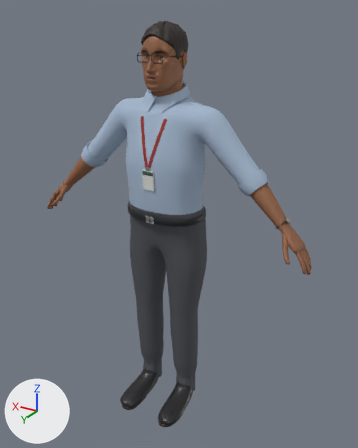
Two versions of the glTF model game/assets/characters/char_bank_officer_b/char_bank_officer_b.glb, one commit apart.
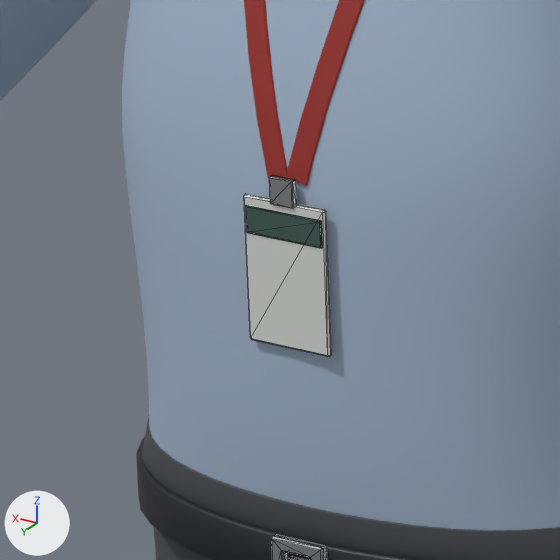
Each version is shown whole from a camera (50 mm lens) standing at (-1.113, 1.742, 1.838) and looking at (-0.06, -0.014, 0.96), then close up on the part from 30% to 52% of the width and 32% to 49% of the height. The lights are fixed; the arrows at lower left show +X, +Y and +Z. The older version's two pictures come first. The close-ups show mesh edges as thin lines. Vertices at exactly the same position are counted once.

In view in the first close-up: 'Gear', 'Outfit'.
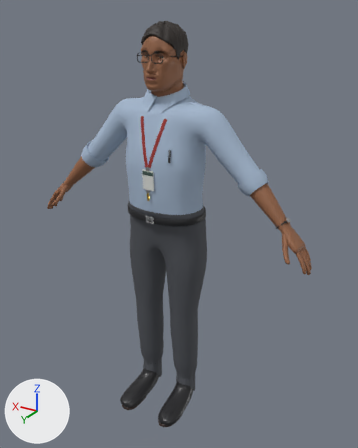
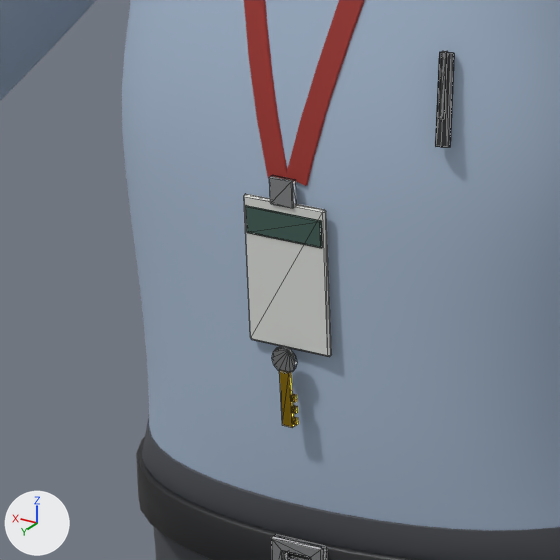
Location of each change, [x1, y1, x2, y2] in pixels of the close-ups (560 x 560 px):
'Gear', reshaped
    before: [244, 175, 331, 560]
    after: [244, 51, 454, 560]
part 1 of me_gear, added
    after: [272, 346, 297, 373]
part 2 of me_gear, added
    after: [435, 52, 454, 147]
part 3 of me_gear, added
    after: [279, 51, 448, 428]

The change, as a list of edits to the scene's bpy script:
```text
Add mat_m_polymer_black:
    mat_m_polymer_black = principled_material('M_polymer_black')
    mat_m_polymer_black.base_color = (0.0194, 0.0203, 0.0232)  # black #26272a
    mat_m_polymer_black.roughness = 0.6
Add mat_m_char_metal_silver:
    mat_m_char_metal_silver = principled_material('M_char_metal_silver')
    mat_m_char_metal_silver.base_color = (0.456, 0.468, 0.479)  # grey #b4b6b8
    mat_m_char_metal_silver.metallic = 1.0
    mat_m_char_metal_silver.roughness = 0.3
Add mat_m_brass:
    mat_m_brass = principled_material('M_brass')
    mat_m_brass.base_color = (0.584, 0.361, 0.0203)  # yellow #c9a227
    mat_m_brass.metallic = 1.0
    mat_m_brass.roughness = 0.3
Change me_gear:
    used by ob_gear; location = (0.0, 0.0, 0.0)
    remove me_gear.from_pydata(...)  # 302 vertices, 572 faces; spans x -0.574..0.028, y -0.027..0.138, z 1.003..1.254
    add me_gear.from_pydata(...)  # 382 vertices, 704 faces; spans x -0.574..0.028, y -0.027..0.14, z 1.003..1.333
    me_gear part 1: a new loose piece of 24 vertices spanning x -0.008..0.008, y 0.137..0.14, z 1.14..1.156, in mat_m_char_metal_silver (grey #b4b6b8)
    me_gear part 2: a new loose piece of 16 vertices spanning x -0.099..-0.088, y 0.107..0.125, z 1.281..1.332, in mat_m_polymer_black (black #26272a)
    me_gear part 3
    40 vertices are added at x -0.097..0.004, y 0.113..0.139, z 1.108..1.333
    48 new faces join them, mat_m_brass (yellow #c9a227)
    12 new faces join them, mat_m_char_metal_silver (grey #b4b6b8)
    add me_gear.materials.append(mat_m_brass)  # yellow #c9a227
    add me_gear.materials.append(mat_m_char_metal_silver)  # grey #b4b6b8
    add me_gear.materials.append(mat_m_polymer_black)  # black #26272a
```
